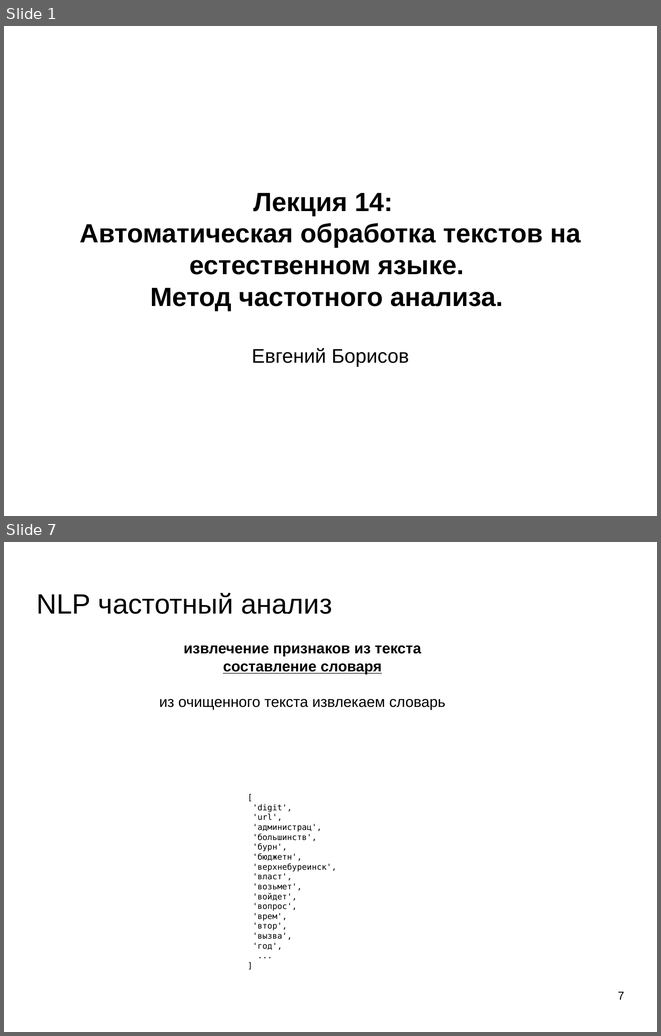
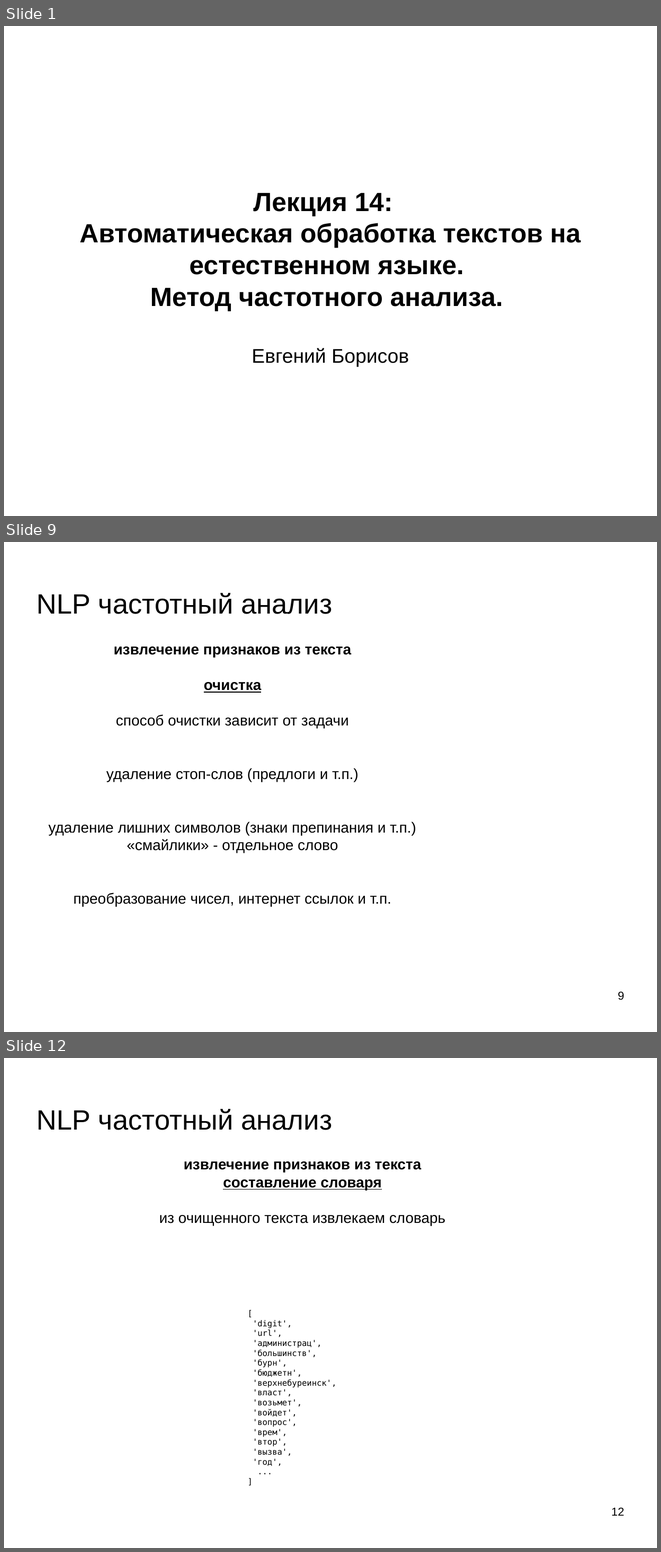
Before and after one commit to mechanoid5/ml_lectorium_legacy, a slide deck: 13-text-proc.odp. Shown one above the other, each under a label of ours: slides 1 and 7 before the commit, slides 1, 9 and 12 after it; the slides between them are not shown. The pictures are 661x1036 and 661x1552 pixels, drawn with LibreOffice and Linux fonts; fonts in the diff are those of the drawing; background and template pictures are left out. Boxes give left, top, right and bottom in pixels: in the first picture for what was removed or moved away, otherwise in the second. Text is boxed around its words. In the diff, an @@ line names an element or a change of style, - is before the commit and + after.

```diff
--- a/13-text-proc.odp
+++ b/13-text-proc.odp
@@ slide 9 added at (4,542,657,1032), background picture (left out) @@
@@ title added at (37,593,332,614), 33.9 pt, text #000000 @@
+NLP частотный анализ
@@ text added at (49,646,416,906), 18 pt, text #000000 @@
+извлечение признаков из текста
+очистка
+способ очистки зависит от задачи
+удаление стоп-слов (предлоги и т.п.)
+удаление лишних символов (знаки препинания и т.п.)
+«смайлики» - отдельное слово
+преобразование чисел, интернет ссылок и т.п.
@@ page number added at (618,991,624,1000), 14 pt, text #000000 @@
+9
@@ what was slide 7 is now slide 12 @@
@@ page number at (611,1507,624,1515): text changed @@
-7
+12
```
Also in this commit, not shown: 7 slides changed, 4 other slides added, 2 other files.
